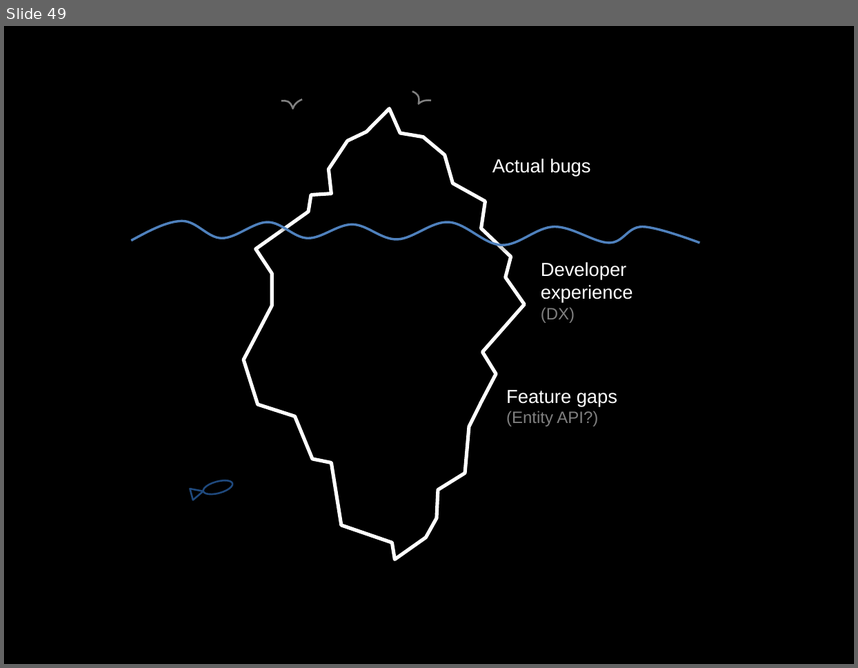
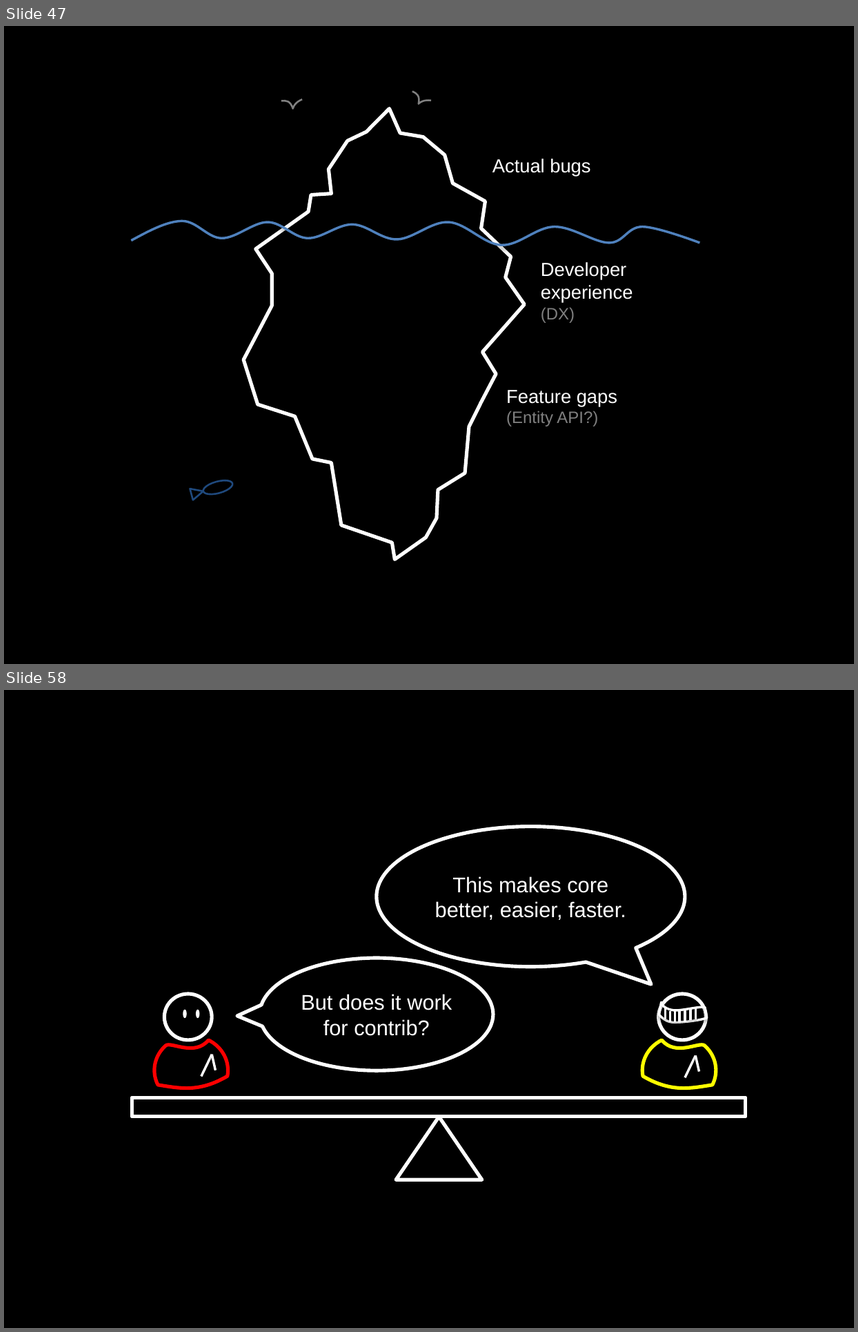
Before and after one commit to socketwench/exampleModuleAintCore, a slide deck: src/exampleModuleAintCore.pptx. Shown one above the other, each under a label of ours: slide 49 before the commit, slides 47 and 58 after it; the slides between them are not shown. The pictures are 858x668 and 858x1332 pixels, drawn with LibreOffice and Linux fonts; fonts in the diff are those of the drawing. Boxes give left, top, right and bottom in pixels: in the first picture for what was removed or moved away, otherwise in the second. Text is boxed around its words. In the diff, an @@ line names an element or a change of style, - is before the commit and + after.

Commit message:
Finished Examples Aint Contrib section.

```diff
--- a/src/exampleModuleAintCore.pptx
+++ b/src/exampleModuleAintCore.pptx
@@ slide 58 added at [4,690,854,1328], background #000000 @@
@@ speech bubble added at [377,826,685,966], outline #FFFFFF 3 pt, 18 pt, text #FFFFFF @@
+This makes core better, easier, faster.
@@ speech bubble added at [260,958,494,1070], outline #FFFFFF 3 pt, 18 pt, text #FFFFFF @@
+But does it work for contrib?
@@ group added at [154,994,228,1089]: 3 ellipses, 1 freeform shape @@
@@ group added at [642,994,716,1089]: 9 lines, 2 freeform shapes, 1 ellipse @@
@@ line added from (212, 1054) to (201, 1076), #FFFFFF 2 pt @@
@@ line added from (212, 1054) to (216, 1070), #FFFFFF 2 pt @@
@@ rectangle added at [132,1097,745,1116], outline #FFFFFF 3 pt @@
@@ triangle added at [396,1116,481,1180], outline #FFFFFF 3 pt @@
@@ what was slide 49 is now slide 47 @@
```
Also in this commit, not shown: 1 slide changed, 13 other slides added, 1 slide removed, 9 other files.
